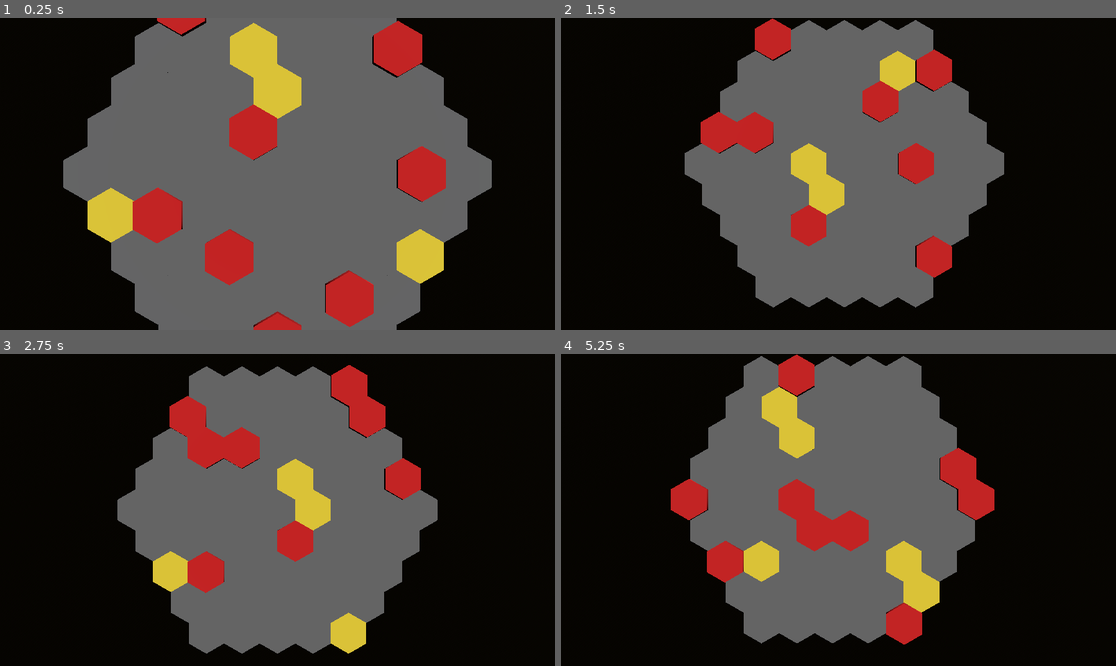
Above: before the commit, frames 1-4 (two rows, left to right).
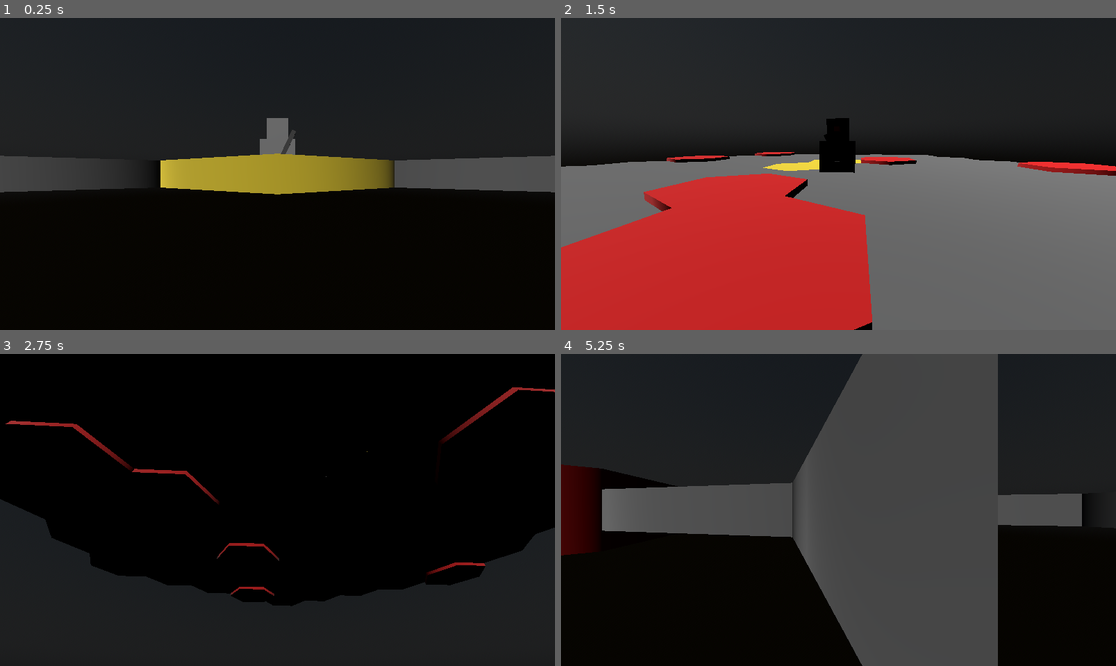
Above: after the commit, the same moments.

Repository: JBCplay/escapism
Game: Godot game, scene res://WorldManager.tscn
The game is run twice, just before and just after one commit, with the same random seed, the same clock (stepped at 60 frames per second) and the same inputs. The project has no main scene, so this scene is started directly.
Inputs (mouse positions are in pixels of both pictures, inside the frame that each line leads up to):
- Up to frame 1 (0.25 s): no input
- Up to frame 2 (1.5 s): tap Enter at 0.5 s; move the mouse to (960, 158) at 0.52 s; hold Right (ui_right) 0.53-1.28 s; tap X at 0.6 s; tap Z at 0.8, 1.35 s; move the mouse to (727, 189) at 1.27 s; hold Down (ui_down) from 1.28 s (still down)
- Up to frame 3 (2.75 s): tap E at 1.55, 2.1 s; move the mouse to (333, 441) at 2.02 s; release Down (ui_down) at 2.03 s; hold Right (ui_right) from 2.03 s (still down); tap X at 2.3 s
- Up to frame 4 (5.25 s): move the mouse to (810, 572) at 2.77 s; release Right (ui_right) at 2.78 s; hold Up (ui_up) 2.78-3.53 s; tap X at 2.85, 4.55, 5.1 s; tap Z at 3.05, 3.6 s; move the mouse to (1005, 556) at 3.52 s; hold Left (ui_left) 3.53-5.03 s; tap E at 3.8, 4.35 s; tap Escape (ui_cancel) at 4.15 s; move the mouse to (672, 463) at 4.27 s; move the mouse to (866, 510) at 5.02 s; hold Down (ui_down) from 5.03 s (still down)

The runs differ from the first frame. In frame 1, 81% of the frame differs, in the area x 0-100%, y 0-100%; in frame 2, 87%; in frame 3, 63%; in frame 4, 73%.

Commit message:
Personagem (placeholder) e Camera em terceira pessoa
Novo modelo de personagem e scripts associados: boxxie.
Alterações no world_manager para mudar a navegação no mapa de top-view para navegação de personagem com camera em terceira pessoa.

Diff:
--- a/WorldManager.tscn
+++ b/WorldManager.tscn
@@ -2,6 +2,7 @@
 
 [ext_resource type="Script" uid="uid://kgd8tglj53aq" path="res://world_manager.gd" id="1_41u3f"]
 [ext_resource type="PackedScene" uid="uid://dtmmcr3gb7h53" path="res://HexTemplate.tscn" id="2_idisu"]
+[ext_resource type="PackedScene" uid="uid://b7e3cpbiq8nj8" path="res://boxxie.tscn" id="3_fpysk"]
 
 [sub_resource type="PhysicalSkyMaterial" id="PhysicalSkyMaterial_idisu"]
 
@@ -18,11 +19,10 @@
 script = ExtResource("1_41u3f")
 hex_template = ExtResource("2_idisu")
 
-[node name="Camera3D" type="Camera3D" parent="." unique_id=400105195]
-transform = Transform3D(-1, 8.74228e-08, 3.8213718e-15, 0, -4.37114e-08, 1.0000002, 8.742278e-08, 1.0000002, 4.37114e-08, 0, 7.5, 0)
-
 [node name="DirectionalLight3D" type="DirectionalLight3D" parent="." unique_id=679115716]
 transform = Transform3D(0.8660254, 0.43301272, -0.24999999, 0, 0.49999997, 0.86602545, 0.5, -0.75, 0.43301266, 0, 20, 0)
 
 [node name="WorldEnvironment" type="WorldEnvironment" parent="." unique_id=1882561354]
 environment = SubResource("Environment_hxpwf")
+
+[node name="Boxxie" parent="." unique_id=5834271 instance=ExtResource("3_fpysk")]
--- /dev/null
+++ b/boxxie.gd
@@ -0,0 +1,47 @@
+extends CharacterBody3D
+
+@export var velocidade: float = 5.0
+@export var mouse_sensibilidade: float = 0.005
+
+func _ready():
+	# Trava e esconde o cursor do mouse no centro da tela do jogo
+	Input.mouse_mode = Input.MOUSE_MODE_CAPTURED
+
+func _input(event):
+	# Se o jogador mover o mouse, gira o pivô da câmera
+	if event is InputEventMouseMotion:
+		# Gira horizontalmente (Esquerda/Direita)
+		$CameraPivot.rotate_y(-event.relative.x * mouse_sensibilidade)
+
+		# Gira verticalmente (Cima/Baixo) no SpringArm, limitando o ângulo
+		var spring_arm = $CameraPivot/SpringArm3D
+		spring_arm.rotate_x(-event.relative.y * mouse_sensibilidade)
+
+		# Limita a câmera para não dar "cambalhotas" (entre -90 e 45 graus)
+		spring_arm.rotation.x = clamp(spring_arm.rotation.x, -PI/2, PI/4)
+
+	# Aperte ESC para liberar o mouse e poder fechar a janela
+	if event.is_action_pressed("ui_cancel"):
+		Input.mouse_mode = Input.MOUSE_MODE_VISIBLE
+
+func _physics_process(_delta):
+	# Captura entrada WASD / Setas do teclado
+	var input_dir = Input.get_vector("ui_left", "ui_right", "ui_up", "ui_down")
+
+	if input_dir != Vector2.ZERO:
+		# Ajusta a direção do movimento para ser relativa a para onde a Câmera está olhando
+		var camera_rot_y = $CameraPivot.rotation.y
+		var direction = Vector3(input_dir.x, 0, input_dir.y).rotated(Vector3.UP, camera_rot_y).normalized()
+
+		velocity.x = direction.x * velocidade
+		velocity.z = direction.z * velocidade
+
+		# Aponta o corpinho do Boxxie (o nariz de cenoura) para a direção da caminhada
+		var angulo_frente = atan2(-direction.x, -direction.z)
+		$Visuals.rotation.y = lerp_angle($Visuals.rotation.y, angulo_frente, 0.15)
+	else:
+		# Desaceleração suave quando solta as teclas
+		velocity.x = move_toward(velocity.x, 0, velocidade)
+		velocity.z = move_toward(velocity.z, 0, velocidade)
+
+	move_and_slide()
--- /dev/null
+++ b/boxxie.tscn
@@ -0,0 +1,67 @@
+[gd_scene format=3 uid="uid://b7e3cpbiq8nj8"]
+
+[ext_resource type="Script" uid="uid://ceemdep1252m5" path="res://boxxie.gd" id="1_qmvtw"]
+
+[sub_resource type="BoxShape3D" id="BoxShape3D_f7tfn"]
+
+[sub_resource type="BoxMesh" id="BoxMesh_f7tfn"]
+
+[sub_resource type="BoxMesh" id="BoxMesh_qmvtw"]
+
+[sub_resource type="BoxMesh" id="BoxMesh_rsh2d"]
+
+[sub_resource type="StandardMaterial3D" id="StandardMaterial3D_76qtg"]
+albedo_color = Color(1, 0.18431373, 0, 1)
+
+[sub_resource type="BoxMesh" id="BoxMesh_76qtg"]
+
+[sub_resource type="StandardMaterial3D" id="StandardMaterial3D_3cfp5"]
+albedo_color = Color(0, 0, 0, 1)
+
+[sub_resource type="BoxMesh" id="BoxMesh_eal3q"]
+
+[sub_resource type="StandardMaterial3D" id="StandardMaterial3D_qgq8q"]
+albedo_color = Color(0.30980393, 0.30980393, 0.30980393, 1)
+
+[node name="Boxxie" type="CharacterBody3D" unique_id=5834271]
+script = ExtResource("1_qmvtw")
+
+[node name="CollisionShape3D" type="CollisionShape3D" parent="." unique_id=980261543]
+shape = SubResource("BoxShape3D_f7tfn")
+
+[node name="Visuals" type="Node3D" parent="." unique_id=1186371188]
+
+[node name="Corpo" type="MeshInstance3D" parent="Visuals" unique_id=451862210]
+transform = Transform3D(0.8, 0, 0, 0, 0.8, 0, 0, 0, 0.8, 0, 0.4, 0)
+mesh = SubResource("BoxMesh_f7tfn")
+
+[node name="Cabeça" type="MeshInstance3D" parent="Visuals" unique_id=1360272743]
+transform = Transform3D(0.5, 0, 0, 0, 0.5, 0, 0, 0, 0.5, 0, 1.05, 0)
+mesh = SubResource("BoxMesh_qmvtw")
+
+[node name="Nariz" type="MeshInstance3D" parent="Visuals" unique_id=1034044765]
+transform = Transform3D(0.1, 0, 0, 0, 0.1, 0, 0, 0, 0.4, 0, 1.05, -0.4)
+mesh = SubResource("BoxMesh_rsh2d")
+surface_material_override/0 = SubResource("StandardMaterial3D_76qtg")
+
+[node name="Botão Superior" type="MeshInstance3D" parent="Visuals" unique_id=1221815416]
+transform = Transform3D(0.1, 0, 0, 0, 0.1, 0, 0, 0, 0.1, 0, 0.6, -0.45)
+mesh = SubResource("BoxMesh_76qtg")
+surface_material_override/0 = SubResource("StandardMaterial3D_3cfp5")
+
+[node name="Botão Inferior" type="MeshInstance3D" parent="Visuals" unique_id=395722247]
+transform = Transform3D(0.1, 0, 0, 0, 0.1, 0, 0, 0, 0.1, 0, 0.3, -0.45)
+mesh = SubResource("BoxMesh_76qtg")
+surface_material_override/0 = SubResource("StandardMaterial3D_3cfp5")
+
+[node name="Espada" type="MeshInstance3D" parent="Visuals" unique_id=1333822261]
+transform = Transform3D(0.09063078, 0.33809462, 0, -0.042261828, 0.7250462, 0, 0, 0, 0.1, 0.2, 0.6, 0.45)
+mesh = SubResource("BoxMesh_eal3q")
+surface_material_override/0 = SubResource("StandardMaterial3D_qgq8q")
+
+[node name="CameraPivot" type="Node3D" parent="." unique_id=996772252]
+
+[node name="SpringArm3D" type="SpringArm3D" parent="CameraPivot" unique_id=523254560]
+spring_length = 5.0
+
+[node name="Camera3D" type="Camera3D" parent="CameraPivot/SpringArm3D" unique_id=1380733091]
--- a/world_manager.gd
+++ b/world_manager.gd
@@ -3,15 +3,12 @@
 # --- CONFIGURAÇÕES DO MOTOR ---
 const HASH_SIZE = 256
 const RAIO_NEVOA = 4
-const LRU_CAPACITY = 64 # Suporta as 61 células visíveis do raio 4 com folga
+const LRU_CAPACITY = 64
 
 @export var hex_template: PackedScene
 
 # --- ESTRUTURAS DE DADOS ---
-# Camada 1: O Toro Espacial (Array de 256 posições)
 var cache_estatica: Array = []
-
-# Camada 2: O Object Pool (As 64 instâncias 3D)
 var lru_pool_nodes: Array[Node3D] = []
 
 # Estado Global
@@ -26,22 +23,17 @@
 
 # --- INICIALIZAÇÃO ---
 func _ready():
-	# 1. Inicializa a Hash Estática (Matriz Achatada)
 	for i in range(HASH_SIZE):
 		cache_estatica.append({
 			"ativa": false,
 			"identidade": 0,
-			"pool_index": -1 # Qual nó 3D do pool está representando esta célula
+			"pool_index": -1
 		})
 
-	# 2. Inicializa o Object Pool (Instancia 64 nós invisíveis na memória)
 	for i in range(LRU_CAPACITY):
 		var nova_sala = hex_template.instantiate()
 		nova_sala.visible = false
-
-		# Injetamos um meta-dado no nó para rastrear quando ele foi usado por último
 		nova_sala.set_meta("tick_uso", 0)
-
 		add_child(nova_sala)
 		lru_pool_nodes.append(nova_sala)
 
@@ -50,7 +42,6 @@
 
 # --- MATEMÁTICA E CULLING ---
 func calcular_index(q: int, r: int) -> int:
-	# A mágica do Toro 16x16 convertida para GDScript
 	return ((r & 15) << 4) | (q & 15)
 
 func limpar_anel_de_descarte(jq: int, jr: int, raio: int):
@@ -64,7 +55,6 @@
 			if cache_estatica[index]["ativa"]:
 				cache_estatica[index]["ativa"] = false
 
-				# Desliga a visibilidade da sala 3D correspondente
 				var pool_idx = cache_estatica[index]["pool_index"]
 				if pool_idx != -1:
 					lru_pool_nodes[pool_idx].visible = false
@@ -74,21 +64,19 @@
 
 # --- GERENCIADOR DO OBJECT POOL (LRU) ---
 func obter_no_lru() -> int:
-	# Procura um nó invisível (livre) ou o mais velho para sobrescrever
 	var index_mais_velho = 0
 	var menor_tick = tick_global + 1
 
 	for i in range(LRU_CAPACITY):
 		var no = lru_pool_nodes[i]
 		if not no.visible:
-			return i # Achou um livre, retorna na hora
+			return i
 
 		var tick_no = no.get_meta("tick_uso")
 		if tick_no < menor_tick:
 			menor_tick = tick_no
 			index_mais_velho = i
 
-	# Se todos estão visíveis (o que não deve ocorrer se dimensionado certo), ejeta o mais velho
 	return index_mais_velho
 
 # --- GERAÇÃO PROCEDURAL (LOOK-AHEAD) ---
@@ -96,52 +84,41 @@
 	var pool_idx = obter_no_lru()
 	var sala_node = lru_pool_nodes[pool_idx]
 
-	# Atualiza a cache
 	cache_estatica[index_hash]["pool_index"] = pool_idx
 	sala_node.set_meta("tick_uso", tick_global)
 
-	# --- MATEMÁTICA ESPACIAL 3D ---
 	var espacamento = sqrt(3.0)
 	var pos_x = espacamento * (q + float(r) / 2.0)
 	var pos_z = 1.5 * r
 
-	# Posiciona e liga a sala no Godot
 	sala_node.position = Vector3(pos_x, 0, pos_z)
 
-	# --- SIMULADOR DE TILES VISUAIS ---
-	# Cria um novo material 3D dinamicamente para pintar a sala
 	var material = StandardMaterial3D.new()
 
 	if nova_identidade == 42:
-		# ID 42 = Sala Perigosa (Vermelha e mais alta)
-		material.albedo_color = Color(0.8, 0.1, 0.1) # Vermelho escuro
+		material.albedo_color = Color(0.8, 0.1, 0.1)
 		sala_node.scale = Vector3(1, 2, 1)
 		sala_node.rotation_degrees.y = 60
 	elif nova_identidade == 99:
-		# ID 99 = Sala de Tesouro/Chefe (Dourada)
-		material.albedo_color = Color(0.9, 0.8, 0.2) # Dourado
+		material.albedo_color = Color(0.9, 0.8, 0.2)
 		sala_node.scale = Vector3(1, 1, 1)
 		sala_node.rotation_degrees.y = 0
 	else:
-		# ID 1 = Corredor Padrão (Cinza)
-		material.albedo_color = Color(0.4, 0.4, 0.4) # Cinza
+		material.albedo_color = Color(0.4, 0.4, 0.4)
 		sala_node.scale = Vector3(1, 1, 1)
 		sala_node.rotation_degrees.y = 0
 
 	sala_node.get_node("HexTile").material_override = material
-
 	sala_node.visible = true
 
 func gerar_visao_radial(jq: int, jr: int, raio: int):
-	# Centro (Só vai rodar na inicialização do jogo em 0,0)
 	var idx_centro = calcular_index(jq, jr)
 	if not cache_estatica[idx_centro]["ativa"]:
 		profundidade_expedicao += 1
 		cache_estatica[idx_centro]["ativa"] = true
-		cache_estatica[idx_centro]["identidade"] = 1 # O marco zero sempre será seguro (Cinza)
+		cache_estatica[idx_centro]["identidade"] = 1
 		instanciar_sala_3d(jq, jr, idx_centro, cache_estatica[idx_centro]["identidade"])
 
-	# Anéis concêntricos (É AQUI que o mapa real nasce)
 	for rad in range(1, raio + 1):
 		var anel_q = jq + (dir_q[4] * rad)
 		var anel_r = jr + (dir_r[4] * rad)
@@ -154,19 +131,17 @@
 					profundidade_expedicao += 1
 					cache_estatica[index]["ativa"] = true
 
-					# --- NOVA LÓGICA DE SELEÇÃO UNIFICADA ---
-					var nova_id = 1 # Padrão: Cinza
+					var nova_id = 1
 
 					if profundidade_expedicao % 15 == 0:
-						nova_id = 99 # A cada 15 salas geradas, nasce uma Amarela (Chefe/Tesouro)
+						nova_id = 99
 					elif profundidade_expedicao % 5 == 0:
-						nova_id = 42 # A cada 5 salas geradas, nasce uma Vermelha (Perigo)
+						nova_id = 42
 
 					cache_estatica[index]["identidade"] = nova_id
 					instanciar_sala_3d(anel_q, anel_r, index, cache_estatica[index]["identidade"])
 
 				else:
-					# Cache Hit! Apenas atualiza o LRU tick para proteger de evicção
 					var pool_idx = cache_estatica[index]["pool_index"]
 					if pool_idx != -1:
 						lru_pool_nodes[pool_idx].set_meta("tick_uso", tick_global)
@@ -174,31 +149,47 @@
 				anel_q += dir_q[i]
 				anel_r += dir_r[i]
 
-# --- LOOP DE MOVIMENTO E CONTROLE ---
-func mover_jogador(direcao: int):
-	tick_global += 1
-	jogador_q += dir_q[direcao]
-	jogador_r += dir_r[direcao]
+# --- CONVERSOR 3D PARA HEXAGONAL ---
+func world_to_hex(pos_x: float, pos_z: float) -> Vector2i:
+	var q_float = (sqrt(3.0) / 3.0 * pos_x - 1.0 / 3.0 * pos_z)
+	var r_float = 2.0 / 3.0 * pos_z
+	var s_float = -q_float - r_float
 
-	limpar_anel_de_descarte(jogador_q, jogador_r, RAIO_NEVOA + 1)
-	gerar_visao_radial(jogador_q, jogador_r, RAIO_NEVOA)
+	var q_round = round(q_float)
+	var r_round = round(r_float)
+	var s_round = round(s_float)
 
-	# Move a câmera do WorldManager para seguir o jogador (Básico)
-	var espacamento = sqrt(3.0)
-	var pos_x = espacamento * (jogador_q + float(jogador_r) / 2.0)
-	var pos_z = 1.5 * jogador_r
+	var q_diff = abs(q_round - q_float)
+	var r_diff = abs(r_round - r_float)
+	var s_diff = abs(s_round - s_float)
 
-	# Animação suave provisória da câmera
-	var tween = create_tween()
-	tween.tween_property($Camera3D, "position", Vector3(pos_x, 10, pos_z), 0.2)
+	if q_diff > r_diff and q_diff > s_diff:
+		q_round = -r_round - s_round
+	elif r_diff > s_diff:
+		r_round = -q_round - s_round
 
-# Controle rápido pelo teclado para você testar (sem precisar configurar Input Maps)
-func _unhandled_key_input(event):
-	if event.is_pressed() and not event.is_echo():
-		match event.keycode:
-			KEY_D: mover_jogador(0) # Leste
-			KEY_X: mover_jogador(1) # Sudeste
-			KEY_Z: mover_jogador(2) # Sudoeste
-			KEY_A: mover_jogador(3) # Oeste
-			KEY_W: mover_jogador(4) # Noroeste
-			KEY_E: mover_jogador(5) # Nordeste
+	return Vector2i(int(q_round), int(r_round))
+
+# --- O SENSOR DE MOVIMENTO ---
+func _process(_delta):
+	# Garante que o Boxxie existe na cena antes de rastreá-lo
+	if not has_node("Boxxie"):
+		return
+
+	# 1. Pega a posição física atual do Boxxie no mapa 3D
+	var pos_boxxie = $Boxxie.global_position
+
+	# 2. Converte a posição 3D para a coordenada do hexágono onde ele está pisando
+	var hex_atual = world_to_hex(pos_boxxie.x, pos_boxxie.z)
+
+	# 3. O Boxxie pisou em um hexágono diferente!
+	if hex_atual.x != jogador_q or hex_atual.y != jogador_r:
+
+		# Atualiza a posição lógica do jogador no motor
+		jogador_q = hex_atual.x
+		jogador_r = hex_atual.y
+		tick_global += 1
+
+		# Apaga o passado que ficou para trás da névoa e gera o novo horizonte!
+		limpar_anel_de_descarte(jogador_q, jogador_r, RAIO_NEVOA + 1)
+		gerar_visao_radial(jogador_q, jogador_r, RAIO_NEVOA)
Not shown, added: boxxie.gd.uid
